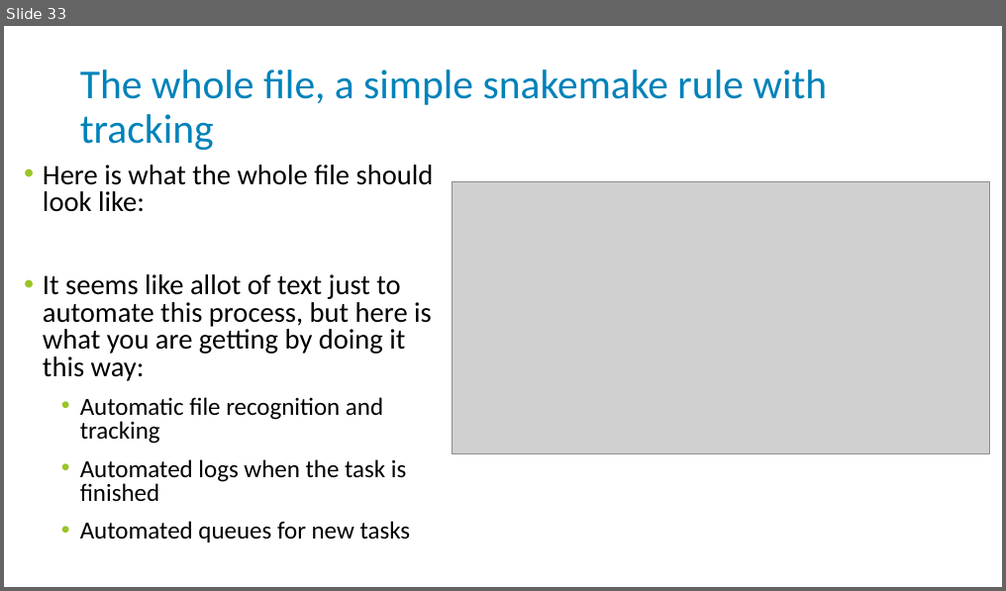
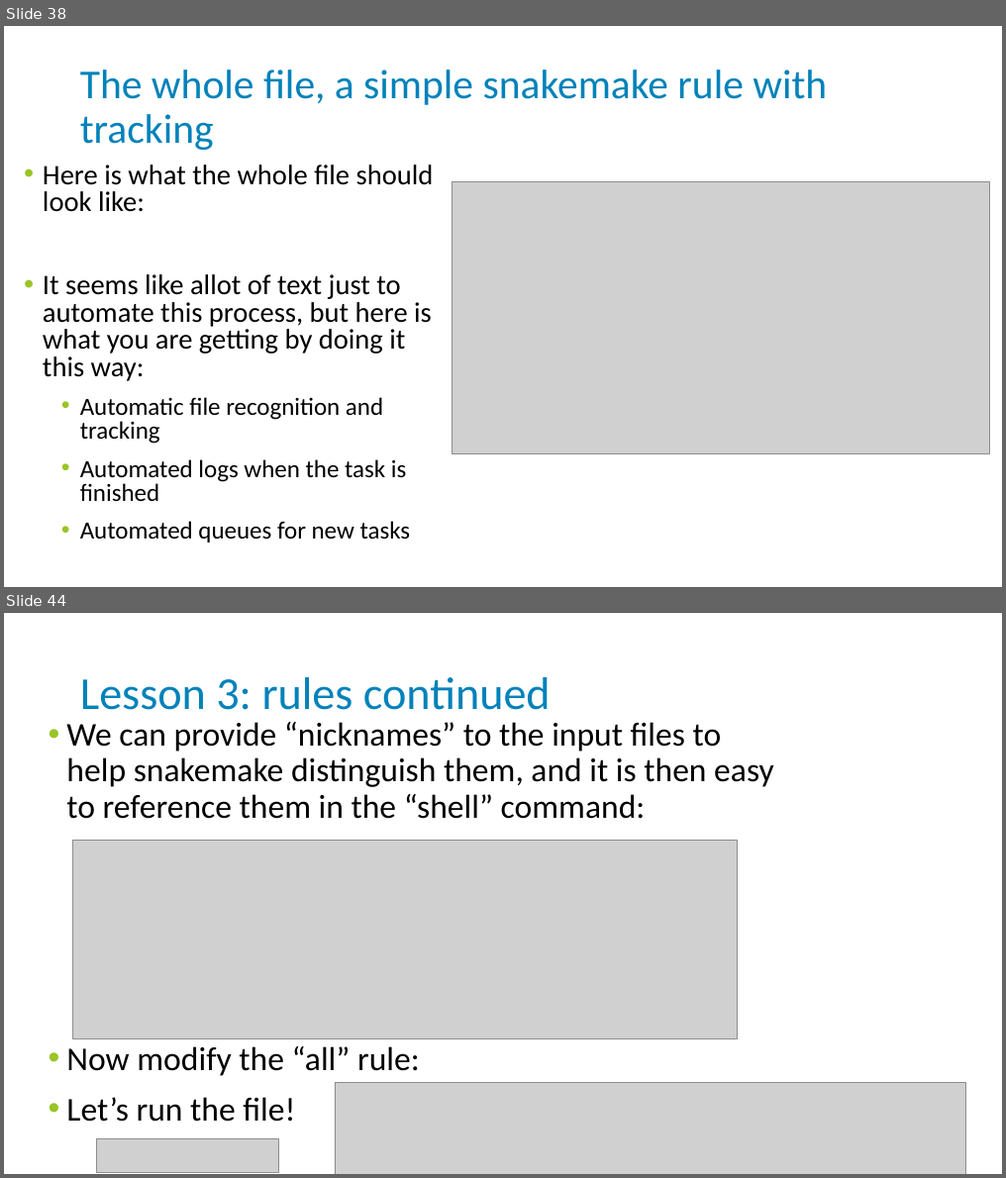
Before and after one commit to njdbickhart/HPCVEnvTutorial, a slide deck: virtualenv_snakemake_tutorial_2023_06_15.pptx. Shown one above the other, each under a label of ours: slide 33 before the commit, slides 38 and 44 after it; the slides between them are not shown. The pictures are 1006x591 and 1006x1178 pixels, drawn with LibreOffice and Linux fonts; fonts in the diff are those of the drawing; grey boxes stand for pictures; background and template pictures are left out. Boxes give left, top, right and bottom in pixels: in the first picture for what was removed or moved away, otherwise in the second. Text is boxed around its words. In the diff, an @@ line names an element or a change of style, - is before the commit and + after.

```diff
--- a/virtualenv_snakemake_tutorial_2023_06_15.pptx
+++ b/virtualenv_snakemake_tutorial_2023_06_15.pptx
@@ slide 44 added at [4,613,1002,1174], background #FFFFFF @@
@@ title added at [80,677,550,710], 44 pt, text #0082BA @@
+Lesson 3: rules continued
@@ text added at [66,722,774,1122], 32 pt, text #000000 @@
+• We can provide “nicknames” to the input files to help snakemake distinguish them, and it is then easy to reference them in the “shell” command:
+• Now modify the “all” rule:
+• Let’s run the file!
@@ picture added at [73,841,738,1040] @@
@@ picture added at [335,1082,966,1174] @@
@@ picture added at [96,1140,279,1173] @@
@@ what was slide 33 is now slide 38 @@
```
Also in this commit, not shown: 1 slide changed, 15 other slides added, 10 other files.
